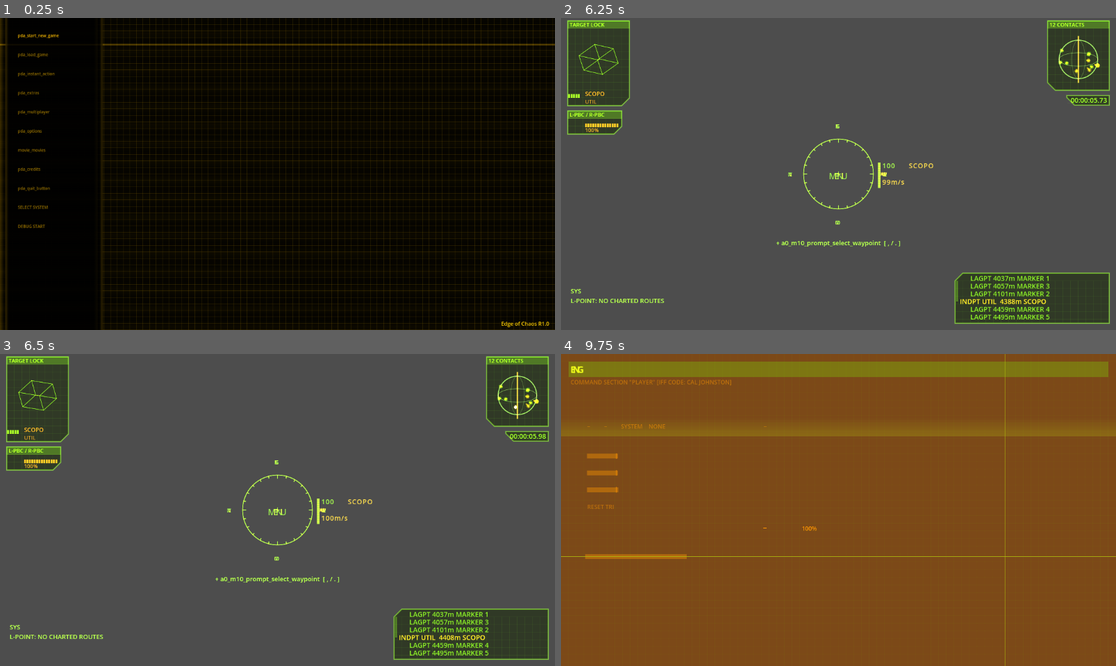
Above: before the commit, frames 1-4 (two rows, left to right).
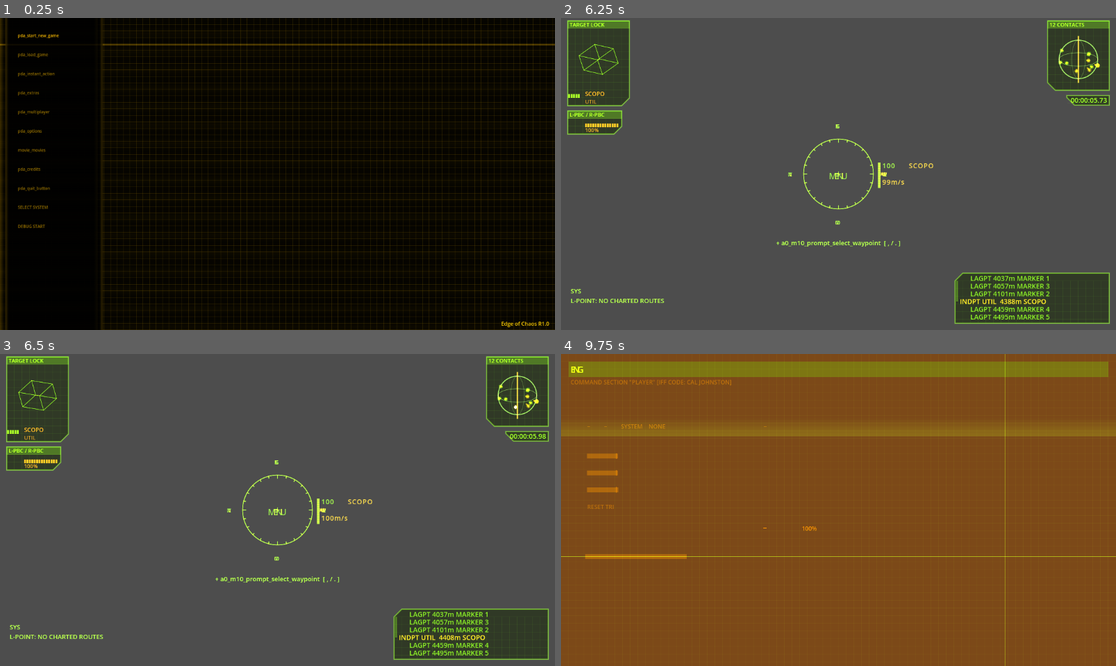
Above: after the commit, the same moments.

Repository: jleclanche/iw2-remaster
Game: Godot game, scene res://scenes/main.tscn
Same seed, same stepped clock (60 frames per second), same inputs: the game is played once before the commit and once after it.
Inputs (mouse positions are in pixels of both pictures, inside the frame that each line leads up to):
- Up to frame 1 (0.25 s): no input
- Up to frame 2 (6.25 s): tap Enter at 0.5 s; drag from (838, 174) to (894, 105) at 0.52 s; move the mouse to (810, 174) at 1.27 s; hold Up 1.28-5.78 s; tap Keypad Enter at 1.35 s; click (810, 174) at 1.42 s; tap Space at 1.52, 1.82, 3.02, 3.32, 3.77, 4.07, 4.52, 4.82, 6.02 s; move the mouse to (849, 167) at 2.02 s; tap Backspace at 2.1 s; click (849, 167) at 2.17 s; move the mouse to (832, 180) at 2.77 s; tap O at 2.85 s; click (832, 180) at 2.92 s; move the mouse to (877, 177) at 3.52 s; tap M at 3.6 s; click (877, 177) at 3.67 s; move the mouse to (794, 170) at 4.27 s; tap L at 4.35 s; click (794, 170) at 4.42 s; move the mouse to (844, 174) at 5.02 s; tap E at 5.1 s; click (844, 174) at 5.17 s; move the mouse to (816, 167) at 5.77 s; hold Right from 5.78 s (still down); tap 1 at 5.85 s; click (816, 167) at 5.92 s
- Up to frame 3 (6.5 s): keep holding Right; tap Space at 6.32 s
- Up to frame 4 (9.75 s): move the mouse to (866, 510) at 6.52 s; release Right at 6.53 s; hold Up 6.53-7.25 s; tap 9 at 6.6 s; click (866, 510) at 6.67 s; tap Space at 6.77, 7.07 s; drag from (727, 525) to (810, 572) at 7.27 s; move the mouse to (894, 441) at 8.02 s; hold Down 8.03-8.75 s; tap U at 8.1 s; click (894, 441) at 8.17 s; drag from (810, 572) to (672, 463) at 8.77 s; move the mouse to (1005, 556) at 9.52 s; hold Up from 9.53 s (still down); tap R at 9.6 s; click (1005, 556) at 9.67 s

Frames 1-3 are identical in both runs. In frame 4, less than 0.1% of the frame differs, in the area x 1-81%, y 2-66%.
Error in both runs: Unable to iterate on object of type 'Nil'. (res://scripts/pog/natives/world.gd:399)

Commit message:
starmap: real additive blending -- the SetBlend(2) layer replaces the halo stand-in (#47)
The engine runs SetBlend(2) before every map sprite/line/text batch; our
canvas drew alpha-blended and approximated the glow with a 1.25x halo
pass under each sprite and 4-offset text passes. The starmap content and
the shared page chrome (16 px grid, caption text, scan band, cursor
crosshair) now draw on a child CanvasItem with
CanvasItemMaterial.BLEND_MODE_ADD -- one pass, the engine's own colours.

The extracted colours land on the reference captures' pixels exactly
under real addition, which retires the reverse-engineered composites:
- cursor: GREEN (0.5, 1.0, 0 -- DAT_10176038) at 0.5 alpha over the wash
  composite (112, 61, 13) adds to precisely the captured (176, 189, 12);
  the hand-tuned (0.69, 0.74, 0.05) stand-in colour is gone.
- page text: GREEN at full alpha adds to the captured bright
  yellow-green; MAP_TEXT_BRIGHT (0.95, 1.0, 0.1) is gone.
- scan band: GREEN at the measured 0.145 peak (+19, +37 over the wash),
  no more half-green composite quads.
- grid: GREEN at the measured 0.04, now genuinely additive.

The alpha pages (engineering, log, objectives) keep their verified
stand-in rendering: _spr/_glow_text draw through a target member that
defaults to the alpha layer, and _glow_text keeps its bloom passes only
there. Additive draws commute, so ordering inside the layer is free.
Verified windowed via --debugship --hudshot --mapzoom against the
pre-change captures.

Co-Authored-By: Claude Fable 5 <noreply@anthropic.com>

Diff:
--- a/game/scripts/hud_screens.gd
+++ b/game/scripts/hud_screens.gd
@@ -43,6 +43,8 @@
 
 var hud: Hud
 var main: Node3D
+var _add: Control = null       ## the SetBlend(2) additive layer (issue #47)
+var _t: CanvasItem = null      ## current draw target: self, or _add
 const FADE_T := 1.0         # _DAT_1011e330 / _DAT_1011e180
 const PAGE := Vector2(640, 480)   # 0x280 x 0x1e0, from the eng body draw
 var _open_t := 10.0
@@ -55,6 +57,22 @@
 	# 17..21 and the reticle at 11, so icHUD::Draw draws a menu screen OVER the
 	# flight HUD. Our Hud is a sibling that draws after us, so lift us above it.
 	z_index = 1
+	_t = self
+	# The ADDITIVE layer (issue #47): the engine runs SetBlend(2) before every
+	# map sprite/line/text batch, so the starmap content and the shared page
+	# chrome (grid, caption text, scan band, cursor) draw on this child with
+	# real additive blending -- the extracted colours (GREEN DAT_10176038,
+	# AMBER DAT_10174fb0) then land on the reference captures' pixels without
+	# the old composite stand-ins. Additive draws commute, so order inside
+	# the layer is free.
+	_add = Control.new()
+	_add.set_anchors_and_offsets_preset(Control.PRESET_FULL_RECT)
+	_add.mouse_filter = Control.MOUSE_FILTER_IGNORE
+	var mat := CanvasItemMaterial.new()
+	mat.blend_mode = CanvasItemMaterial.BLEND_MODE_ADD
+	_add.material = mat
+	add_child(_add)
+	_add.draw.connect(_draw_additive)
 
 func _page() -> Vector2:
 	# top-left of the 640x480 authoring page, centred in the viewport
@@ -97,6 +115,8 @@
 		_eng_step(d)
 	_hudshot_step(d)
 	queue_redraw()
+	if _add != null:
+		_add.queue_redraw()
 
 # Returns true when the key was consumed by the open screen.
 func handle_key(key: int) -> bool:
@@ -120,52 +140,25 @@
 func _draw() -> void:
 	if hud == null or main == null or hud.screen == "":
 		return
+	_t = self
 	var size := get_viewport_rect().size
 	draw_rect(Rect2(Vector2.ZERO, size), WASH)
-	var grid := Color(Hud.GREEN.r, Hud.GREEN.g, Hud.GREEN.b, GRID_A)
-	var gx := GRID_STEP
-	while gx < size.x:
-		draw_line(Vector2(gx, 0), Vector2(gx, size.y), grid, 1.0)
-		gx += GRID_STEP
-	var gy := GRID_STEP
-	while gy < size.y:
-		draw_line(Vector2(0, gy), Vector2(size.x, gy), grid, 1.0)
-		gy += GRID_STEP
 	# the element's one-second fade-in (icHUDEngineering this+0x58)
 	var fade := clampf(_open_t / FADE_T, 0.0, 1.0)
 	# The caption band (FUN_100f1920): quad (16,16)-(w-16,48) in the HUD's
 	# general colour (DAT_10176038, the same register the body text uses) at
-	# alpha 0.25 (_DAT_101191ec). The band text is the MENU NODE's own label
-	# drawn through the node member at (20,19) (F1920 tail, member+0x24
-	# vfunc(1, 20.0, 19.0)) -- the reference capture shows "STARMAP", the
-	# hud_menu_map label, in the large OCR-B face, not the hud_map_caption
-	# string.
-	var caption := str(Hud.MENU.get(hud.screen, {}).get("label", ""))
+	# alpha 0.25 (_DAT_101191ec).
 	var band_green := Color(Hud.GREEN.r, Hud.GREEN.g, Hud.GREEN.b, 0.25 * fade)
 	draw_rect(Rect2(Vector2(16, 16), Vector2(size.x - 32.0, 32.0)), band_green)
-	hud._ea = fade
-	_glow_text(2, Vector2(20, 19), caption, MAP_TEXT_BRIGHT)
-	# The page's green scan band, sweeping top to bottom. Row-profiled from
-	# the 2026-07-21 capture (rows 446..483): alpha ramps LINEARLY from 0 at
-	# the band's top edge to full at its bottom, then cuts hard -- the MFD
-	# scan-band law (FUN_10102490) at page scale, 38 px tall, peaking at
-	# additive green x 0.145 (+19,+37 over the wash). The renderer's address
-	# is untraced, like the wash. Drawn in the wash+green/2 composite so a
-	# normal alpha blend lands on the measured pixels.
-	var sweep := fposmod(Time.get_ticks_msec() / 3000.0, 1.0) \
-			* (size.y + 38.0) - 38.0
-	for i in 10:
-		var la := (float(i) + 1.0) / 10.0 * 0.29 * fade
-		draw_rect(Rect2(0.0, sweep + i * 3.8, size.x, 3.8),
-				Color(0.69, 0.73, 0.05, la))
 	# NO open flash: the scanline burst _DAT_1011d814 times belongs to the
 	# LDSi-disruption effect, not to a page opening -- the original opens
 	# its pages clean (user capture review, issue #35)
 	match hud.screen:
 		"hud_menu_eng":
+			hud._ea = fade
 			_draw_engineering(fade)
 		"hud_menu_map":
-			_draw_starmap(fade)
+			pass  # drawn wholly on the additive layer (_draw_additive)
 		_:
 			var body := Rect2(Vector2(60, 90), size - Vector2(120, 150))
 			draw_rect(Rect2(body.position - Vector2(8, 34), body.size + Vector2(16, 42)),
@@ -177,16 +170,59 @@
 					_draw_objectives(body)
 				"hud_menu_score_table":
 					_draw_list(body, _score_entries())
+
+## The SetBlend(2) content, on the additive child. The engine's own colours
+## draw here unmodified and land on the reference captures: e.g. the cursor's
+## GREEN (0.5, 1.0, 0) at 0.5 alpha adds onto the wash composite
+## (112, 61, 13) to give exactly the captured (176, 189, 12).
+func _draw_additive() -> void:
+	if hud == null or main == null or hud.screen == "":
+		return
+	_t = _add
+	var size := get_viewport_rect().size
+	var fade := clampf(_open_t / FADE_T, 0.0, 1.0)
+	# the 16 px grid: additive HUD green at 0.04 (measured +(7, 10, 0) over
+	# the wash; the draw's address is still an open question, docs/original.md)
+	var grid := Color(Hud.GREEN.r, Hud.GREEN.g, Hud.GREEN.b, GRID_A)
+	var gx := GRID_STEP
+	while gx < size.x:
+		_add.draw_line(Vector2(gx, 0), Vector2(gx, size.y), grid, 1.0)
+		gx += GRID_STEP
+	var gy := GRID_STEP
+	while gy < size.y:
+		_add.draw_line(Vector2(0, gy), Vector2(size.x, gy), grid, 1.0)
+		gy += GRID_STEP
+	# The band text is the MENU NODE's own label drawn through the node
+	# member at (20,19) (FUN_100f1920 tail, member+0x24 vfunc(1, 20.0, 19.0))
+	# -- the reference capture shows "STARMAP", the hud_menu_map label, in
+	# the large OCR-B face, not the hud_map_caption string.
+	var caption := str(Hud.MENU.get(hud.screen, {}).get("label", ""))
+	hud._ea = fade
+	_glow_text(2, Vector2(20, 19), caption, Hud.GREEN)
+	# The page's green scan band, sweeping top to bottom. Row-profiled from
+	# the 2026-07-21 capture (rows 446..483): alpha ramps LINEARLY from 0 at
+	# the band's top edge to full at its bottom, then cuts hard -- the MFD
+	# scan-band law (FUN_10102490) at page scale, 38 px tall, peaking at
+	# additive green x 0.145 (+19,+37 over the wash). The renderer's address
+	# is untraced, like the wash.
+	var sweep := fposmod(Time.get_ticks_msec() / 3000.0, 1.0) \
+			* (size.y + 38.0) - 38.0
+	for i in 10:
+		var la := (float(i) + 1.0) / 10.0 * 0.145 * fade
+		_add.draw_rect(Rect2(0.0, sweep + i * 3.8, size.x, 3.8),
+				Color(Hud.GREEN.r, Hud.GREEN.g, Hud.GREEN.b, la))
+	if hud.screen == "hud_menu_map":
+		_draw_starmap(fade)
 	# FUN_100f1400 (element vtable +0x24, shared by all five pages): with the
-	# host cursor armed, full-screen hairlines cross at the cursor in HUD green
-	# at 0.5 alpha, ADDITIVE (SetBlend path) -- over the flat wash that
-	# composites to (0.69, 0.74, 0.05), the reference capture's (176, 189, 12)
-	# -- and sprite 3 is stamped on the crossing (FUN_100e9de0(x, y, 3, 0, 0)).
+	# host cursor armed, full-screen hairlines cross at the cursor in HUD
+	# green at 0.5 alpha, ADDITIVE (SetBlend path), and sprite 3 is stamped
+	# on the crossing (FUN_100e9de0(x, y, 3, 0, 0)).
 	if _cursor_on:
-		var cc := Color(0.69, 0.74, 0.05, fade)
-		draw_line(Vector2(_cursor.x, 0), Vector2(_cursor.x, size.y), cc, 1.0)
-		draw_line(Vector2(0, _cursor.y), Vector2(size.x, _cursor.y), cc, 1.0)
+		var cc := Color(Hud.GREEN.r, Hud.GREEN.g, Hud.GREEN.b, 0.5 * fade)
+		_add.draw_line(Vector2(_cursor.x, 0), Vector2(_cursor.x, size.y), cc, 1.0)
+		_add.draw_line(Vector2(0, _cursor.y), Vector2(size.x, _cursor.y), cc, 1.0)
 		_spr(_cursor, 3, Color(Hud.GREEN.r, Hud.GREEN.g, Hud.GREEN.b, fade))
+	_t = self
 
 # --- the sprite atlas --------------------------------------------------------
 # hud.gd's SPR only carries the cells the flight HUD needs. These are the extra
@@ -235,31 +271,28 @@
 	var off := Vector2(-float(s[4]), -float(s[5])) * scale
 	var src := Rect2(float(s[0]), float(s[1]), float(s[2]), float(s[3]))
 	if is_zero_approx(rot):
-		draw_texture_rect_region(tex, Rect2(pos + off, sz), src, col)
-		return
-	draw_set_transform(pos, rot, Vector2.ONE)
-	draw_texture_rect_region(tex, Rect2(off, sz), src, col)
-	draw_set_transform(Vector2.ZERO, 0.0, Vector2.ONE)
+		_t.draw_texture_rect_region(tex, Rect2(pos + off, sz), src, col)
+		return
+	_t.draw_set_transform(pos, rot, Vector2.ONE)
+	_t.draw_texture_rect_region(tex, Rect2(off, sz), src, col)
+	_t.draw_set_transform(Vector2.ZERO, 0.0, Vector2.ONE)
 
 ## The engine draws the map sprites ADDITIVELY (SetBlend(2) before every
-## FUN_100e9de0 run), which is where the reference capture's glow comes from.
-## Godot's canvas draws alpha-blended; the halo pass underneath approximates
-## the additive bloom.
+## FUN_100e9de0 run). The map path draws on the additive child (_t == _add),
+## so this is one real additive pass -- the capture's glow is the atlas
+## cell's soft edge under additive blending, no halo stand-in needed.
 func _spr_glow(pos: Vector2, id: int, col: Color) -> void:
-	# a TIGHT halo: the reference bloom spreads only a few pixels
-	_spr(pos, id, Color(col.r, col.g, col.b, col.a * 0.4), 0.0, 1.25)
 	_spr(pos, id, col)
 
-# additive full green over the wash, from the reference capture: the page
-# text reads bright yellow-green, and the glyphs bloom (the font atlas's
-# baked halo under additive blending)
-const MAP_TEXT_BRIGHT := Color(0.95, 1.0, 0.1)
-
 ## Page text through the HUD's own renderer (FUN_100eb270 port: kerned face,
-## engine metrics/styles), with faint offset passes standing in for the
-## additive glyph bloom Godot's alpha blend loses.
+## engine metrics/styles). On the additive layer a single pass IS the
+## engine's draw; on the alpha layers (the eng page) the faint offset passes
+## still stand in for the additive glyph bloom.
 func _glow_text(fi: int, p: Vector2, text: String, col: Color,
 		halign := 0) -> void:
+	if _t != self:
+		hud._hud_text(fi, 1, p, text, halign, 0, col, _t)
+		return
 	var ea: float = hud._ea
 	hud._ea = ea * 0.3
 	for off: Vector2 in [Vector2(1, 0), Vector2(-1, 0),
@@ -1810,8 +1843,7 @@
 	# The capture shows them BRIGHT with bloom -- the additive sprite path.
 	var t: float = Time.get_ticks_msec()
 	var blink: float = (absf(fposmod(t * 0.0005, 1.0) - 0.5) * 1.8 + 0.1) * fade
-	var backing := Color(MAP_TEXT_BRIGHT.r, MAP_TEXT_BRIGHT.g, MAP_TEXT_BRIGHT.b,
-			fade * 0.9)
+	var backing := Color(Hud.GREEN.r, Hud.GREEN.g, Hud.GREEN.b, fade * 0.9)
 	_spr_glow(Vector2(36, 126), 53, backing)
 	_spr_glow(Vector2(72, 126), 53, backing)
 	var bc := Color(Hud.GREEN.r, Hud.GREEN.g, Hud.GREEN.b, blink)
@@ -1846,8 +1878,8 @@
 		l1 = "SELECTED: %s" % (_lp_display(_lps[_lp_sel])
 				if not _lps.is_empty() else "NONE")
 	hud._ea = fade
-	_glow_text(1, Vector2(20, 60), l0, MAP_TEXT_BRIGHT)
-	_glow_text(1, Vector2(20, 80), l1, MAP_TEXT_BRIGHT)
+	_glow_text(1, Vector2(20, 60), l0, Hud.GREEN)
+	_glow_text(1, Vector2(20, 80), l1, Hud.GREEN)
 	_draw_map_menu(fade)
 
 func _geo_name(i: int) -> String:
@@ -1889,11 +1921,11 @@
 	# the menu reticle: sprite 91 mirrored into the full ring, the four
 	# spinning quadrants at half alpha (FUN_100f1d60)
 	for f in 4:
-		hud._spr_ret(centre, 91, green, 0.0, f, self)
+		hud._spr_ret(centre, 91, green, 0.0, f, _t)
 	for i in 4:
 		hud._spr_ret(centre, 93,
 				Color(Hud.GREEN.r, Hud.GREEN.g, Hud.GREEN.b, 0.5 * fade),
-				hud._menu_spin + PI / 2.0 * i, 0, self)
+				hud._menu_spin + PI / 2.0 * i, 0, _t)
 	var items: Array = []                       # [sprite, text, cmd, dir, col]
 	var red := Color(1, 0.25, 0.25)
 	match map_state:
@@ -1925,7 +1957,7 @@
 		var label := str(it[1])
 		var icon := int(it[0])
 		hud._menu_node_box(anchor, label, icon, it[4],
-				int(Hud.MENU_ALIGN[di]), held, self)
+				int(Hud.MENU_ALIGN[di]), held, _t)
 		# the click hit box mirrors _menu_node_box's rail geometry (32px tall,
 		# 16px chevron caps beyond the rail width)
 		var w: float = hud._text_w(1, label) \
@@ -1975,9 +2007,9 @@
 			var mid := (pa + pb) * 0.5
 			var aa: float = 1.0 if _map_visited.has(a) else MAP_A_UNSEEN
 			var ab: float = 1.0 if _map_visited.has(b) else MAP_A_UNSEEN
-			draw_line(pa, mid, Color(Hud.AMBER.r, Hud.AMBER.g, Hud.AMBER.b,
+			_t.draw_line(pa, mid, Color(Hud.AMBER.r, Hud.AMBER.g, Hud.AMBER.b,
 					aa * alpha * 0.6), 1.0, true)
-			draw_line(mid, pb, Color(Hud.AMBER.r, Hud.AMBER.g, Hud.AMBER.b,
+			_t.draw_line(mid, pb, Color(Hud.AMBER.r, Hud.AMBER.g, Hud.AMBER.b,
 					ab * alpha * 0.6), 1.0, true)
 	# the nodes: sprite 55 for a hub (>2 links), 57 otherwise. The cursor pick
 	# hovers a node to full alpha exactly like the selection (0x100ff0a0 tests
@@ -2003,12 +2035,12 @@
 		var lc: Color = Hud.AMBER if style == 2 else Hud.GREEN
 		hud._ea = a * alpha
 		hud._hud_text(0, 1, p + Vector2(0.0, 10.0), str(c[i]["name"]),
-				2, 0, lc, self)
+				2, 0, lc, _t)
 	hud._ea = alpha
 	# the cluster labels (clusters.ini label[n] / label_coords[n])
 	for l: Dictionary in _cluster_labels:
 		var p := centre + (Vector2(l["pos"]) - _clu_cam) * scale
-		draw_string(hud._font, p, str(l["text"]), HORIZONTAL_ALIGNMENT_LEFT,
+		_t.draw_string(hud._font, p, str(l["text"]), HORIZONTAL_ALIGNMENT_LEFT,
 				-1, hud.FONT_SIZE,
 				Color(Hud.AMBER.r, Hud.AMBER.g, Hud.AMBER.b, 0.35 * alpha))
 
@@ -2041,7 +2073,7 @@
 		var oa: float = clampf((r - ORBIT_ON) / (ORBIT_FULL - ORBIT_ON), 0.0, 1.0)
 		if r > ORBIT_MAX_K * half_diag:
 			continue
-		draw_arc(pc, r, 0, TAU, maxi(24, mini(192, int(r * 0.5))),
+		_t.draw_arc(pc, r, 0, TAU, maxi(24, mini(192, int(r * 0.5))),
 				Color(MAP_BODY.r, MAP_BODY.g, MAP_BODY.b, alpha * oa * 0.5),
 				1.0, true)
 
@@ -2060,7 +2092,7 @@
 		var lim := LP_STUB_K * half_diag
 		if dv.length() > lim:
 			dv = dv.normalized() * lim
-		draw_line(p, p + dv,
+		_t.draw_line(p, p + dv,
 				Color(MAP_BODY.r, MAP_BODY.g, MAP_BODY.b, alpha * MAP_A_UNSEEN),
 				1.0, true)
 
@@ -2096,7 +2128,7 @@
 			# glyph (reference capture), in the small face (font 0)
 			hud._ea = alpha * la
 			hud._hud_text(0, 1, p + Vector2(0.0, 10.0), str(g["name"]),
-					2, 0, base, self)
+					2, 0, base, _t)
 	hud._ea = alpha
 
 	# the player, sprite 66 -- only when the player is in the system being
@@ -2110,7 +2142,7 @@
 		if route_i >= 0 and route_i < _geo.size():
 			var tp: Vector2 = centre \
 					+ (Vector2(_geo[route_i]["pos"]) - _sys_cam) * scale
-			draw_line(pp, tp, rc, 1.0, true)
+			_t.draw_line(pp, tp, rc, 1.0, true)
 		_spr_glow(pp, 66, rc)
 
 # --- icHUDLog / icHUDObjectives / icHUDScore ---------------------------------
